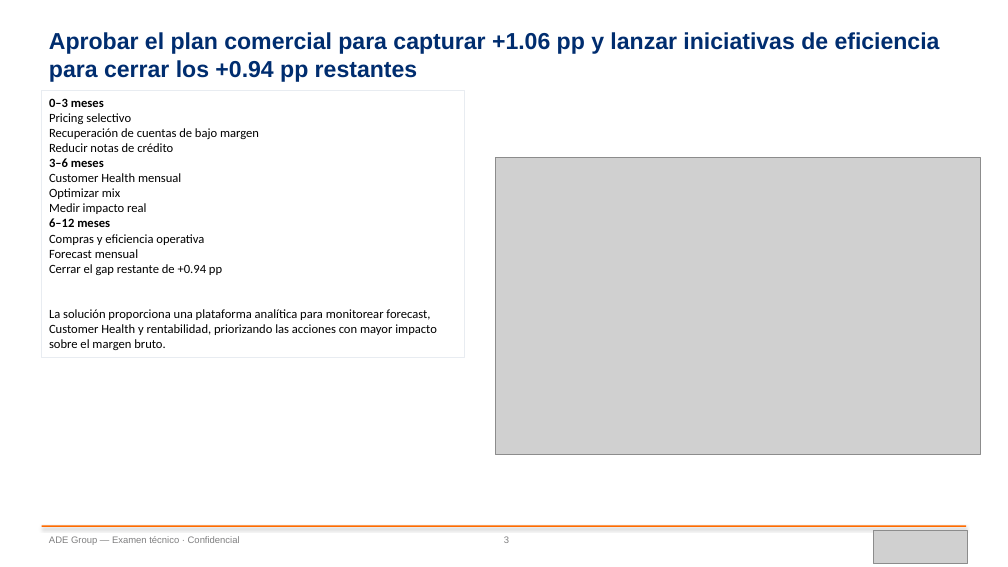
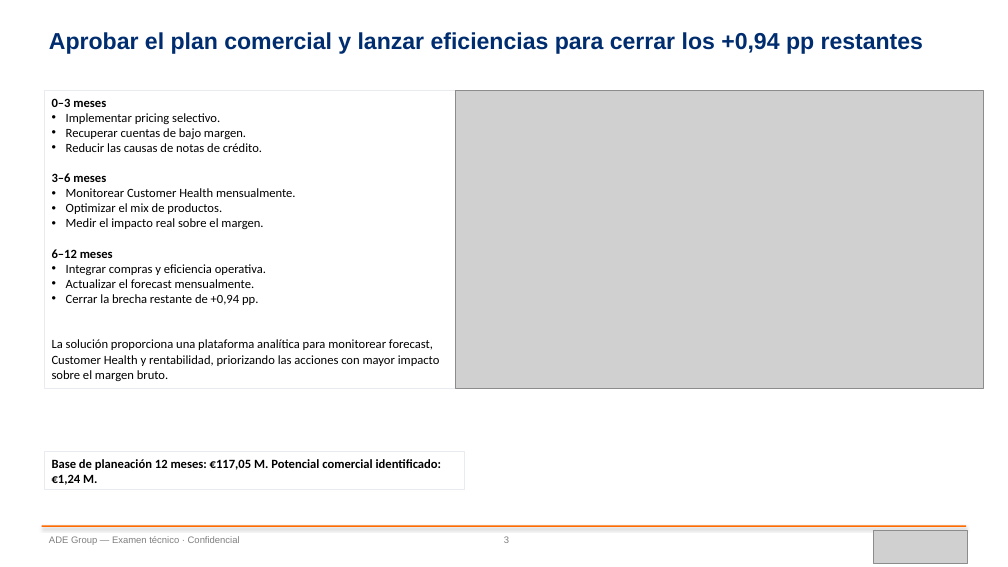
Before and after one commit to mabelation/ADE-BI-Case, a slide deck: slide 3 of presentacion_Mabel_Alvarez.pptx. Drawn at 1008x567 pixels with LibreOffice and Linux fonts; fonts in the diff are those of the drawing; grey boxes stand for pictures. Boxes give left, top, right and bottom in pixels: in the first picture for what was removed or moved away, otherwise in the second. Text is boxed around its words. In the diff, an @@ line names an element or a change of style, - is before the commit and + after.

Commit message:
Actualizar README y presentación final

```diff
--- a/presentacion_Mabel_Alvarez.pptx
+++ b/presentacion_Mabel_Alvarez.pptx
@@ text at <box>49,32,924,54</box>: text changed @@
-Aprobar el plan comercial para capturar +1.06 pp y lanzar iniciativas de eficiencia para cerrar los +0.94 pp restantes
+Aprobar el plan comercial y lanzar eficiencias para cerrar los +0,94 pp restantes
@@ rectangle "0–3 meses": place and size @@
-rectangle "0–3 meses" at <box>42,91,464,358</box>
+rectangle "0–3 meses" at <box>44,91,464,389</box>
@@ text in rectangle at <box>66,113,262,152</box>: text changed @@
-Pricing selectivo
-Recuperación de cuentas de bajo margen
-Reducir notas de crédito
+• Implementar pricing selectivo.
+• Recuperar cuentas de bajo margen.
+• Reducir las causas de notas de crédito.
@@ picture: place and size @@
-picture at <box>495,158,980,455</box>
+picture at <box>455,91,984,389</box>
@@ text in rectangle at <box>66,188,296,229</box>: text changed @@
-Customer Health mensual
-Optimizar mix
-Medir impacto real
+• Monitorear Customer Health mensualmente.
+• Optimizar el mix de productos.
+• Medir el impacto real sobre el margen.
@@ text in rectangle at <box>66,264,266,305</box>: text changed @@
-Compras y eficiencia operativa
-Forecast mensual
-Cerrar el gap restante de +0.94 pp
+• Integrar compras y eficiencia operativa.
+• Actualizar el forecast mensualmente.
+• Cerrar la brecha restante de +0,94 pp.
@@ rectangle added at <box>44,452,464,490</box>, fill #FFFFFF, outline #E8ECF1 1 pt, 12 pt, text #000000, bold @@
+Base de planeación 12 meses: €117,05 M. Potencial comercial identificado: €1,24 M.
```
Also in this commit, not shown: 1 other slide changed, 1 other file.
